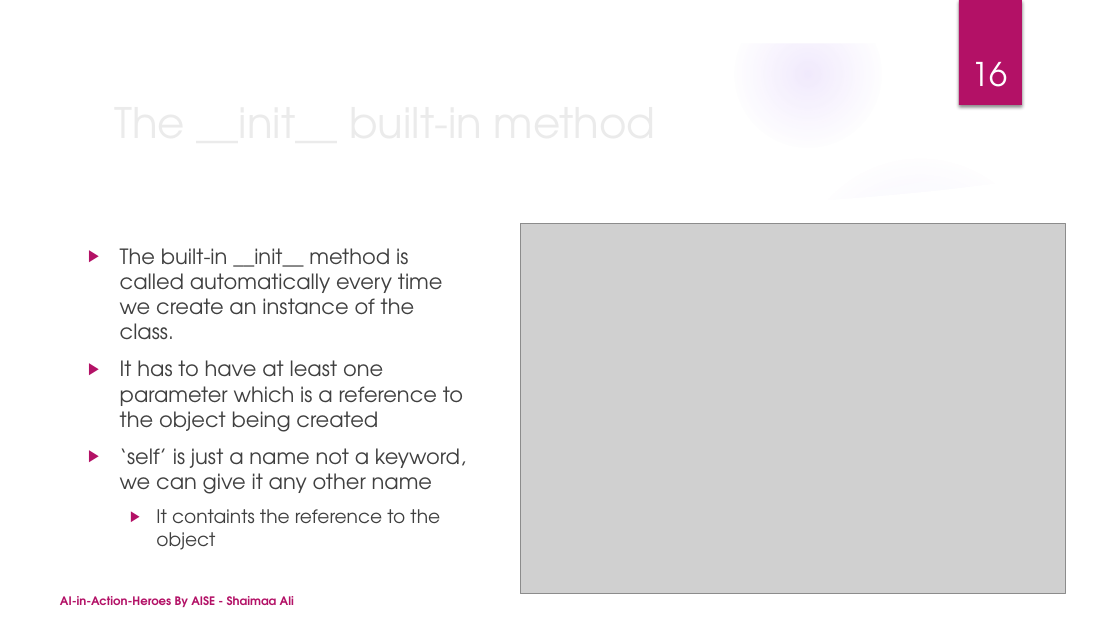
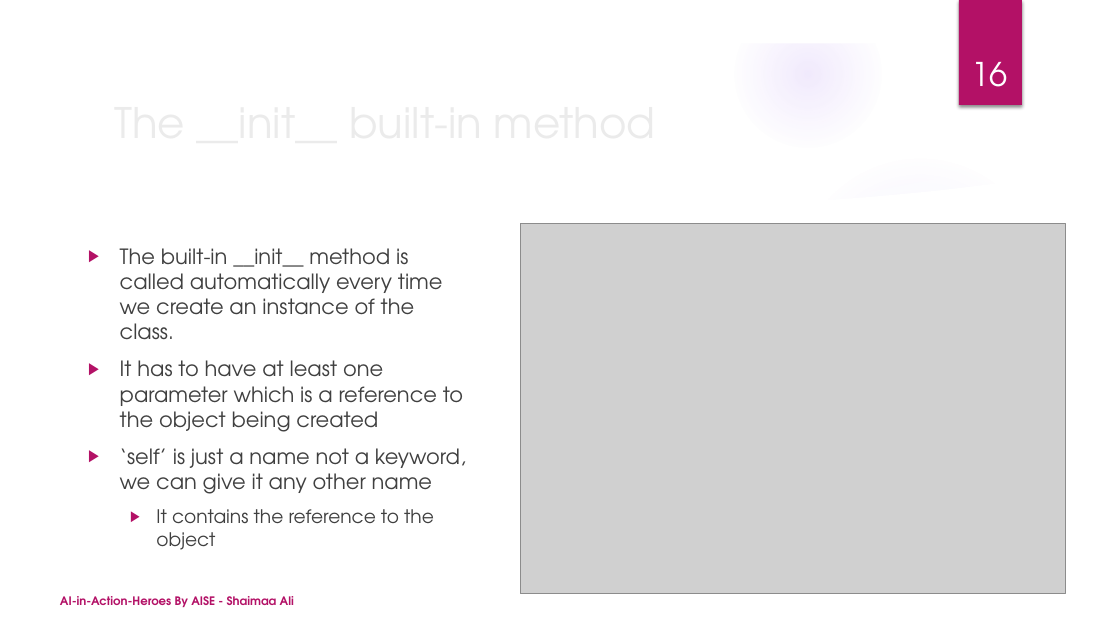
Before and after one commit to DrShaimaaAli/AIinActionHeroes, a slide deck: slide 16 of AIinActionHeroes_Day2_Part1.pptx. Drawn at 1120x630 pixels with LibreOffice and Linux fonts; fonts in the diff are those of the drawing; grey boxes stand for pictures; background and template pictures are left out. Boxes give left, top, right and bottom in pixels: in the first picture for what was removed or moved away, otherwise in the second. Text is boxed around its words. In the diff, an @@ line names an element or a change of style, - is before the commit and + after.

```diff
--- a/AIinActionHeroes_Day2_Part1.pptx
+++ b/AIinActionHeroes_Day2_Part1.pptx
@@ text at [156,509,434,550]: text changed @@
-  ▶ It containts the reference to the object
+  ▶ It contains the reference to the object
```
Also in this commit, not shown: 1 other slide changed, 1 other file.
